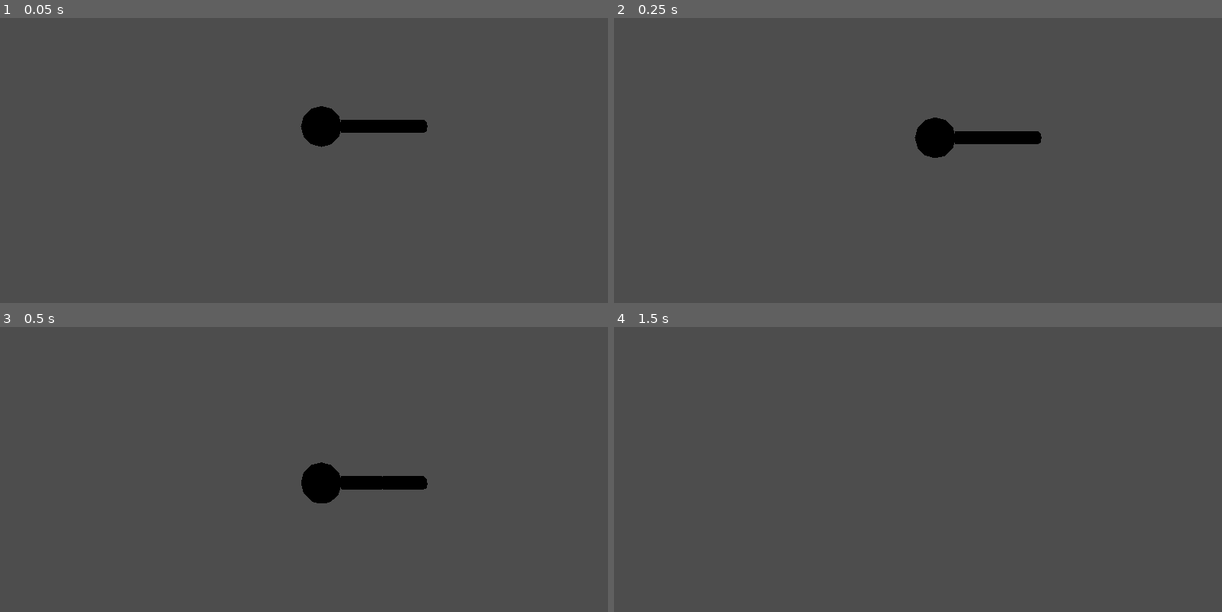
Above: before the commit, frames 1-4 (two rows, left to right).
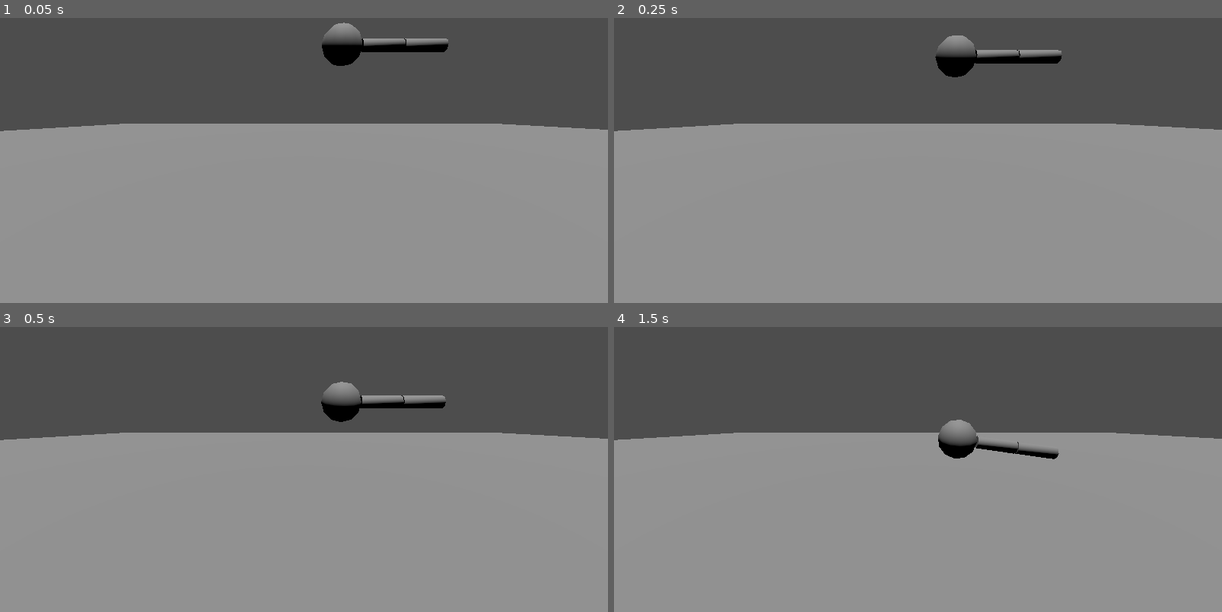
Above: after the commit, the same moments.

Repository: borbware/FGJ24
Game: Godot game, scene res://scenes/level.tscn
Same seed, same stepped clock (60 frames per second), same inputs: the game is played once before the commit and once after it.
Inputs:
- Up to frame 1 (0.05 s): no input
- Up to frame 2 (0.25 s): no input
- Up to frame 3 (0.5 s): no input
- Up to frame 4 (1.5 s): no input

The runs differ from the first frame. In frame 1, 64% of the frame differs, in the area x 0-100%, y 1-100%; in frame 2, 64%; in frame 3, 64%; in frame 4, 62%.

Commit message:
add stuff

Diff:
--- a/scenes/level.tscn
+++ b/scenes/level.tscn
@@ -1,10 +1,30 @@
-[gd_scene load_steps=2 format=3 uid="uid://bxt60620luavk"]
+[gd_scene load_steps=4 format=3 uid="uid://bxt60620luavk"]
 
 [ext_resource type="PackedScene" uid="uid://usfq5ar7em4i" path="res://scenes/player.tscn" id="1_8g3fj"]
+
+[sub_resource type="PlaneMesh" id="PlaneMesh_66js6"]
+size = Vector2(50, 50)
+
+[sub_resource type="BoxShape3D" id="BoxShape3D_c6wvq"]
+size = Vector3(50, 1, 50)
 
 [node name="Level" type="Node3D"]
 
 [node name="Camera3D" type="Camera3D" parent="."]
-transform = Transform3D(1, 0, 0, 0, 1, 0, 0, 0, 1, -0.423842, -0.151675, 5.44554)
+transform = Transform3D(1, 0, 0, 0, 0.996267, 0.0863211, 0, -0.0863211, 0.996267, -0.92794, 1.42122, 5.61001)
 
 [node name="Player" parent="." instance=ExtResource("1_8g3fj")]
+transform = Transform3D(1, 0, 0, 0, 1, 0, 0, 0, 1, 0, 3.08255, 0)
+
+[node name="StaticBody3D" type="StaticBody3D" parent="."]
+
+[node name="MeshInstance3D" type="MeshInstance3D" parent="StaticBody3D"]
+mesh = SubResource("PlaneMesh_66js6")
+skeleton = NodePath("../..")
+
+[node name="CollisionShape3D" type="CollisionShape3D" parent="StaticBody3D"]
+transform = Transform3D(1, 0, 0, 0, 1, 0, 0, 0, 1, 0.0155792, 0, -0.0575562)
+shape = SubResource("BoxShape3D_c6wvq")
+
+[node name="DirectionalLight3D" type="DirectionalLight3D" parent="."]
+transform = Transform3D(1, 0, 0, 0, 0.28425, 0.95875, 0, -0.95875, 0.28425, 0, 4.10531, 0)
--- a/scenes/player.tscn
+++ b/scenes/player.tscn
@@ -1,10 +1,12 @@
-[gd_scene load_steps=3 format=3 uid="uid://usfq5ar7em4i"]
+[gd_scene load_steps=4 format=3 uid="uid://usfq5ar7em4i"]
 
 [ext_resource type="PackedScene" uid="uid://rtjleiuxpshc" path="res://scenes/arm_body.tscn" id="1_3evab"]
+[ext_resource type="Script" path="res://scenes/player_movement.gd" id="1_44f4q"]
 
 [sub_resource type="SphereShape3D" id="SphereShape3D_jk65a"]
 
 [node name="Player" type="Node3D"]
+script = ExtResource("1_44f4q")
 
 [node name="BodyBody" type="RigidBody3D" parent="."]
 transform = Transform3D(0.999909, 0, 0, 0, 0.999909, 0, 0, 0, 0.999909, 0, 0, 0)
--- /dev/null
+++ b/scenes/player_movement.gd
@@ -0,0 +1,11 @@
+extends Node3D
+
+
+# Called when the node enters the scene tree for the first time.
+func _ready():
+	pass # Replace with function body.
+
+
+# Called every frame. 'delta' is the elapsed time since the previous frame.
+func _process(delta):
+	pass
